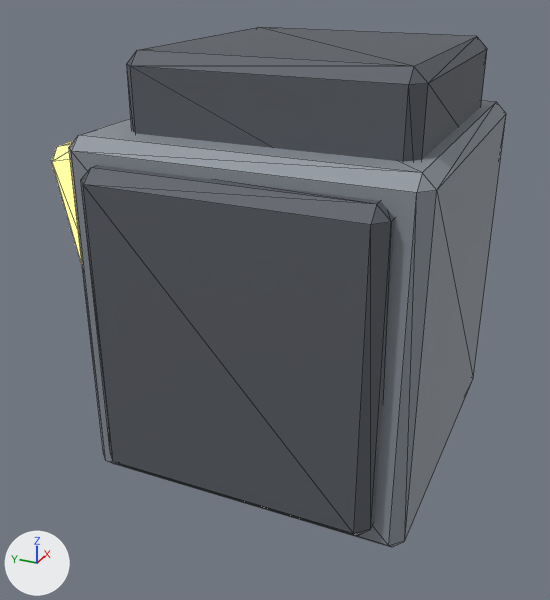
The glTF model scenes/mecha/parts/leg_left/tankhead_leg_left_upper.glb: old version first, new version second.
Before and after are seen from a 50 mm camera at (-1.311, -0.504, 0.184) aimed at (-0.058, 0.06, -0.442). The lights are fixed; the arrows at lower left show +X, +Y and +Z. The picture after the commit comes second. Mesh edges are drawn as thin lines. Vertices at exactly the same position are counted once.

Names of what the first picture shows: 'tankhead_leg_left_upper'.
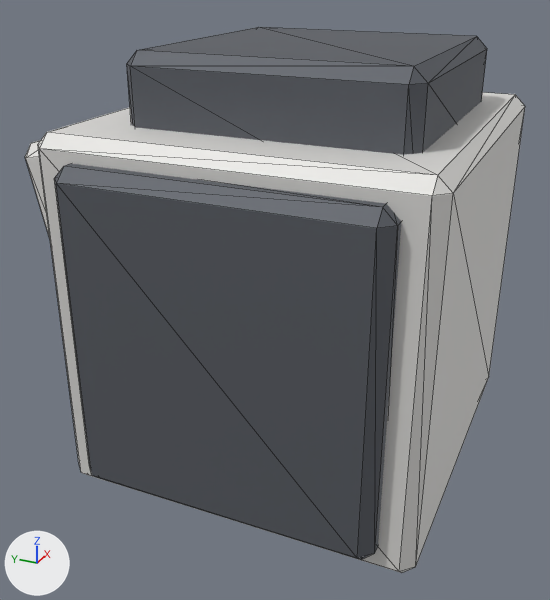
What differs and where, as boxes [x1, y1, x2, y2] in the pictures (550 x 600 px; the box of a moved part takes in the faces that stretch with it):
'tankhead_leg_left_upper', reshaped (10% wider)
    before: [51, 27, 506, 548]
    after: [25, 27, 525, 573]
part 1 of me_cube, moved or reshaped
    before: [69, 101, 506, 548]
    after: [38, 92, 525, 573]
part 2 of me_cube, recoloured
    before: [51, 142, 82, 265]
    after: [25, 140, 50, 239]

What the commit changed:
Material 'Tankhead_Armor' (mat_tankhead_armor) changes colour from grey #9097a0 to light grey #e2e1de; in linear values from (0.28, 0.31, 0.35) to (0.76, 0.75, 0.73).
me_cube is used by ob_tankhead_leg_left_upper; location (0.0, 0.0, 0.0).
me_cube had 96 vertices, 176 faces and spanned x -0.36..0.32, y -0.29..0.423, z -0.75..0.04.
me_cube now has 96 vertices, 176 faces and spans x -0.4..0.36, y -0.32..0.455, z -0.76..0.04.
me_cube part 1: 72 of 96 vertices moved; they spanned x -0.36..0.32, y -0.29..0.423, z -0.75..-0.09 and now span x -0.4..0.36, y -0.32..0.455, z -0.76..-0.08; mean shift (-0.013, 0.01, 0.0); largest move (-0.298, -0.29, -0.728) -> (-0.338, -0.32, -0.738).
me_cube part 2: 44 faces spanning x -0.29..0.29, y 0.245..0.455, z -0.689..-0.111 switch from mat_tankhead_sensor (orange #f9b861, glowing orange #ffbc63) to mat_tankhead_armor (light grey #e2e1de).
